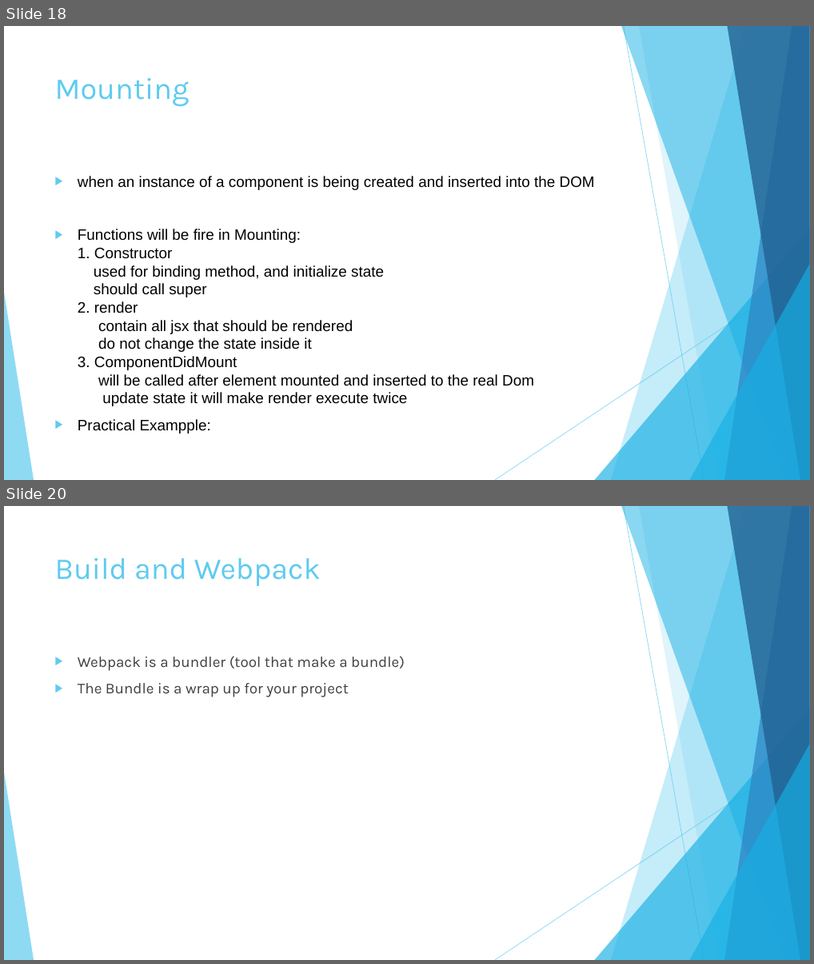
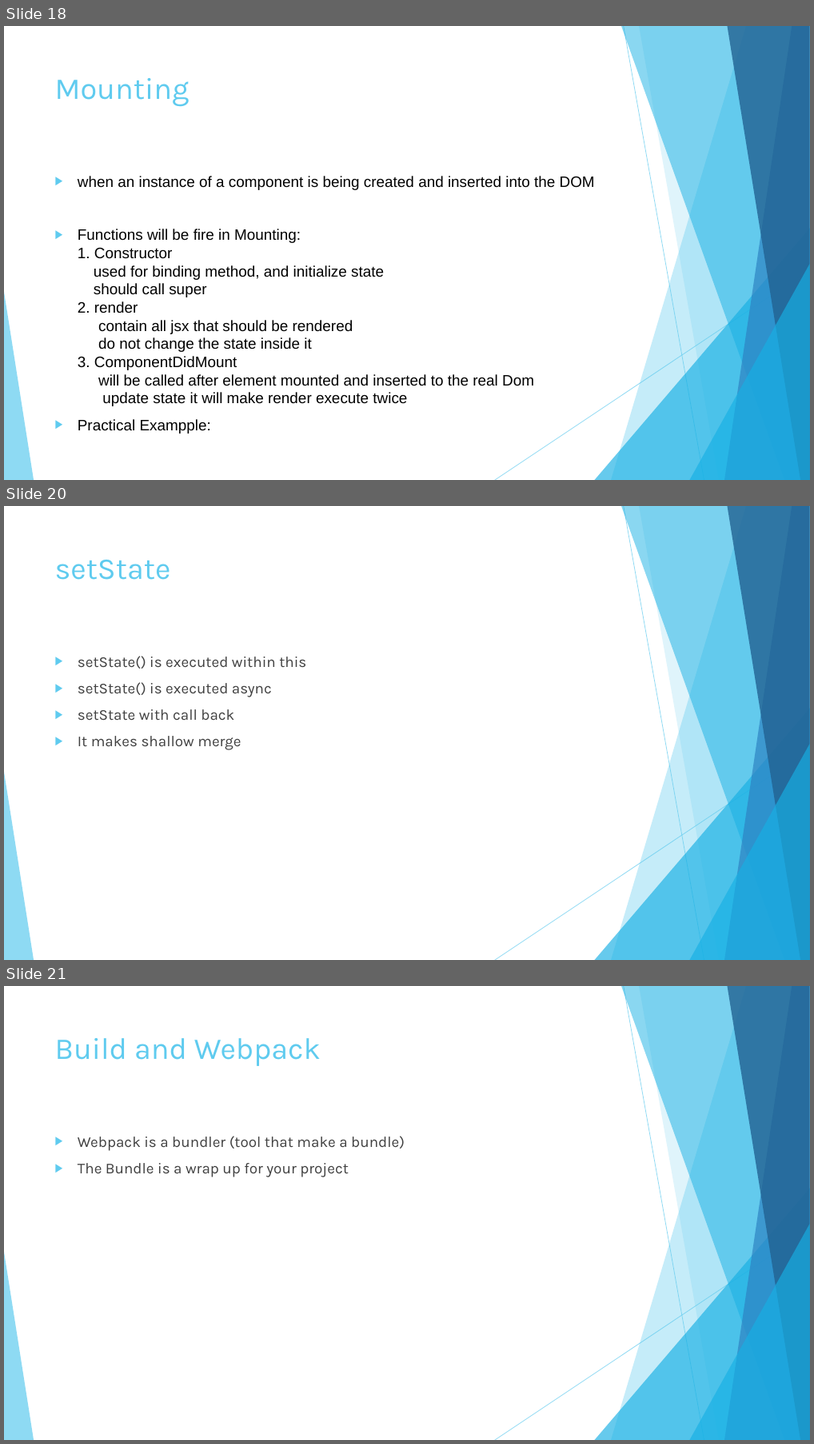
Before and after one commit to suhayb93/ReactCourseTraining, a slide deck: Presentation1.pptx. Shown one above the other, each under a label of ours: slides 18 and 20 before the commit, slides 18, 20 and 21 after it; the slides between them are not shown. The pictures are 814x964 and 814x1444 pixels, drawn with LibreOffice and Linux fonts; fonts in the diff are those of the drawing. Boxes give left, top, right and bottom in pixels: in the first picture for what was removed or moved away, otherwise in the second. Text is boxed around its words. In the diff, an @@ line names an element or a change of style, - is before the commit and + after.

```diff
--- a/Presentation1.pptx
+++ b/Presentation1.pptx
@@ slide 20 added at (x1=4, y1=506, x2=810, y2=960), background #FFFFFF; not listed: 10 template elements that a slide beside it also shows @@
@@ title added at (x1=55, y1=560, x2=171, y2=580), 36 pt, text #5FCBEF @@
+setState
@@ text added at (x1=78, y1=656, x2=306, y2=750), 18 pt, text #404040 @@
+▶ setState() is executed within this
+▶ setState() is executed async
+▶ setState with call back
+▶ It makes shallow merge
@@ what was slide 20 is now slide 21 @@
```
Also in this commit, not shown: 2 slides changed, 19 other files.
